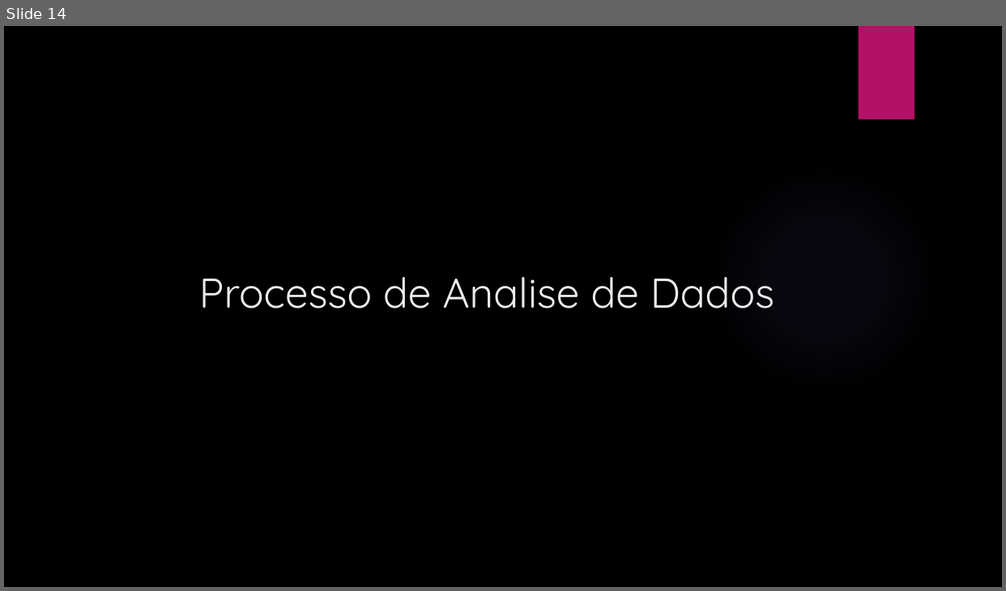
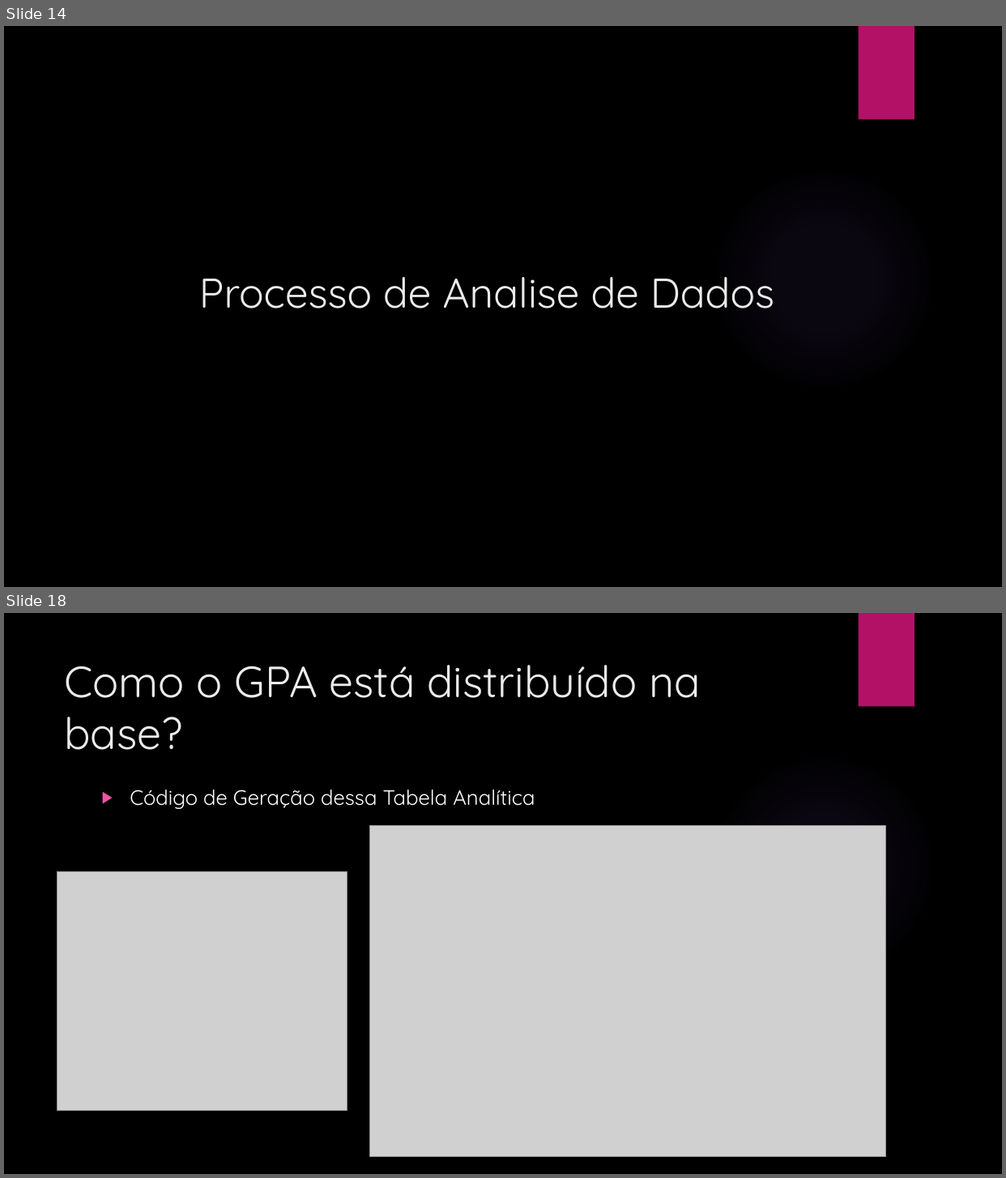
Before and after one commit to elvitin/students_perfomance_topicos_i, a slide deck: docs/Apresentacaotopicos.pptx. Shown one above the other, each under a label of ours: slide 14 before the commit, slides 14 and 18 after it; the slides between them are not shown. The pictures are 1006x591 and 1006x1178 pixels, drawn with LibreOffice and Linux fonts; fonts in the diff are those of the drawing; grey boxes stand for pictures; background and template pictures are left out. Boxes give left, top, right and bottom in pixels: in the first picture for what was removed or moved away, otherwise in the second. Text is boxed around its words. In the diff, an @@ line names an element or a change of style, - is before the commit and + after.

```diff
--- a/docs/Apresentacaotopicos.pptx
+++ b/docs/Apresentacaotopicos.pptx
@@ slide 18 added at <box>4,613,1002,1174</box>, background picture (left out); not listed: 2 template elements that a slide beside it also shows @@
@@ title added at <box>65,665,701,750</box>, 42 pt, text #EBEBEB @@
+Como o GPA está distribuído na base?
@@ text added at <box>130,790,535,809</box>, 20 pt, text #FFFFFF @@
+▶ Código de Geração dessa Tabela Analítica
@@ picture added at <box>370,826,887,1157</box> @@
@@ picture added at <box>57,872,347,1111</box> @@
```
Also in this commit, not shown: 2 slides changed, 21 other slides added, 4 slides removed, 4 other files.
